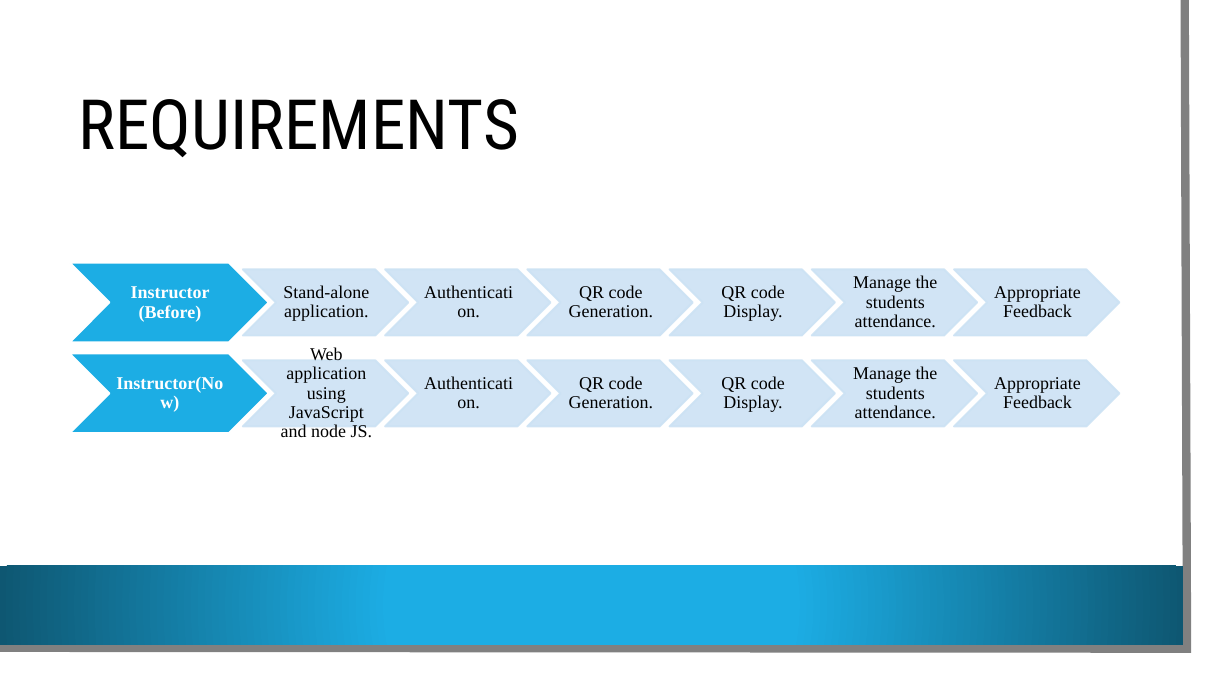
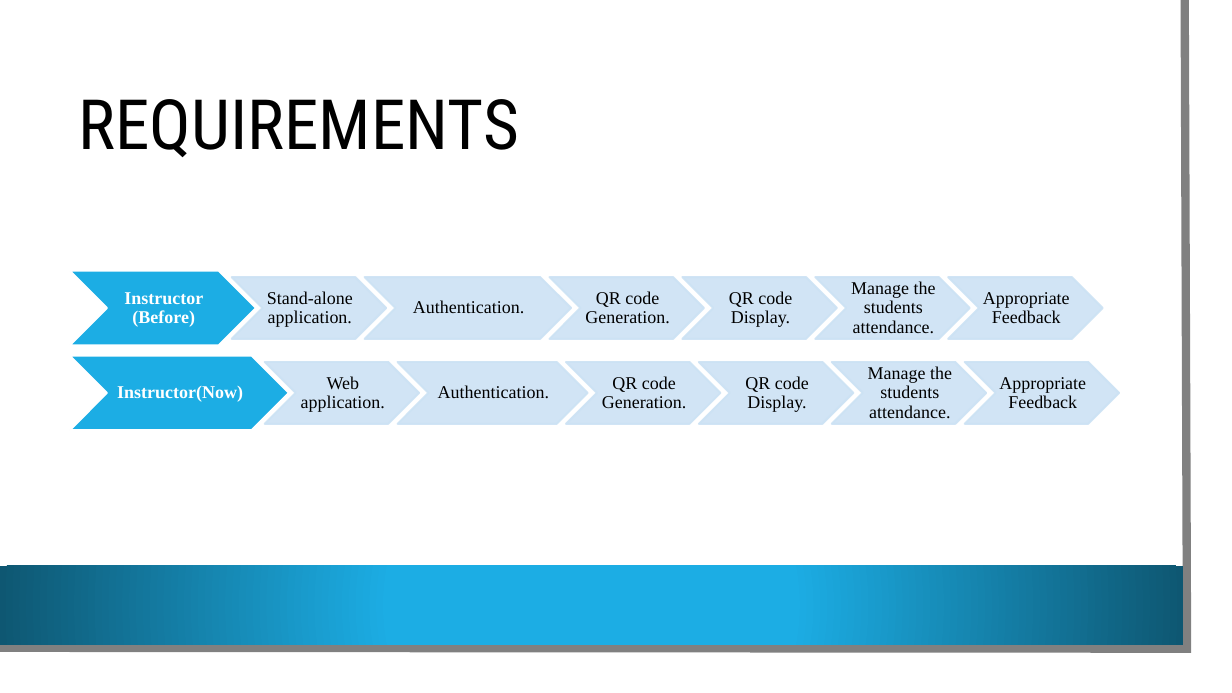
Before and after one commit to VamsiDevalla/Student-Attendance-Tracking, a slide deck: slide 5 of final ppt (1).pptx. Drawn at 1232x693 pixels with LibreOffice and Linux fonts; fonts in the diff are those of the drawing; background and template pictures are left out. Boxes give left, top, right and bottom in pixels: in the first picture for what was removed or moved away, otherwise in the second. Text is boxed around its words. In the diff, an @@ line names an element or a change of style, - is before the commit and + after.

```diff
--- a/final ppt (1).pptx
+++ b/final ppt (1).pptx
@@ chevron: place and size @@
-chevron at <box>69,262,269,342</box>
+chevron at <box>70,271,256,346</box>
@@ text "Instructor (Before)": place and size @@
-text "Instructor (Before)" at <box>131,286,210,322</box>
+text "Instructor (Before)" at <box>124,292,203,327</box>
@@ chevron: place and size @@
-chevron at <box>243,270,409,336</box>
+chevron at <box>232,277,386,339</box>
@@ text "Stand-alone application.": place and size @@
-text "Stand-alone application." at <box>283,285,369,321</box>
+text "Stand-alone application." at <box>267,291,353,327</box>
@@ chevron: place and size @@
-chevron at <box>385,270,551,336</box>
+chevron at <box>365,277,572,339</box>
@@ text "Authentication." rewrapped from <box>419,270,518,336</box> to <box>413,300,524,313</box> @@
@@ chevron: place and size @@
-chevron at <box>528,270,693,336</box>
+chevron at <box>550,277,704,339</box>
@@ text "QR code Generation.": place and size @@
-text "QR code Generation." at <box>569,285,653,318</box>
+text "QR code Generation." at <box>585,291,669,324</box>
@@ chevron: place and size @@
-chevron at <box>670,270,836,336</box>
+chevron at <box>683,277,837,339</box>
@@ text "QR code Display.": place and size @@
-text "QR code Display." at <box>721,285,785,321</box>
+text "QR code Display." at <box>729,291,792,327</box>
@@ chevron: place and size @@
-chevron at <box>812,270,978,336</box>
+chevron at <box>815,277,970,339</box>
@@ text "Manage the students attendance.": place and size @@
-text "Manage the students attendance." at <box>853,275,938,328</box>
+text "Manage the students attendance." at <box>851,281,936,334</box>
@@ chevron: place and size @@
-chevron at <box>955,270,1120,336</box>
+chevron at <box>948,277,1103,339</box>
@@ text "Appropriate Feedback": place and size @@
-text "Appropriate Feedback" at <box>994,286,1081,317</box>
+text "Appropriate Feedback" at <box>983,292,1070,323</box>
@@ chevron: place and size @@
-chevron at <box>69,354,269,433</box>
+chevron at <box>70,356,289,431</box>
@@ text "Instructor(Now)" rewrapped from <box>116,377,223,393</box> to <box>117,386,243,402</box> @@
@@ chevron: place and size @@
-chevron at <box>243,360,409,427</box>
+chevron at <box>264,362,419,424</box>
@@ text at <box>301,376,385,412</box>: text changed @@
-Web application using JavaScript and node JS.
+Web application.
@@ chevron: place and size @@
-chevron at <box>385,360,551,427</box>
+chevron at <box>397,362,588,424</box>
@@ text "Authentication." rewrapped from <box>419,360,518,427</box> to <box>438,385,549,399</box> @@
@@ chevron: place and size @@
-chevron at <box>528,360,693,427</box>
+chevron at <box>567,362,721,424</box>
@@ text "QR code Generation.": place and size @@
-text "QR code Generation." at <box>569,376,653,409</box>
+text "QR code Generation." at <box>602,376,686,408</box>
@@ chevron: place and size @@
-chevron at <box>670,360,836,427</box>
+chevron at <box>699,362,853,424</box>
@@ text "QR code Display.": place and size @@
-text "QR code Display." at <box>721,376,785,412</box>
+text "QR code Display." at <box>745,376,809,412</box>
@@ chevron: place and size @@
-chevron at <box>812,360,978,427</box>
+chevron at <box>832,362,986,424</box>
@@ text "Manage the students attendance.": place and size @@
-text "Manage the students attendance." at <box>853,366,938,419</box>
+text "Manage the students attendance." at <box>868,366,952,419</box>
@@ chevron: place and size @@
-chevron at <box>955,360,1120,427</box>
+chevron at <box>965,362,1119,424</box>
@@ text "Appropriate Feedback": place and size @@
-text "Appropriate Feedback" at <box>994,377,1081,408</box>
+text "Appropriate Feedback" at <box>999,377,1086,408</box>
```
Also in this commit, not shown: 1 other slide changed.
